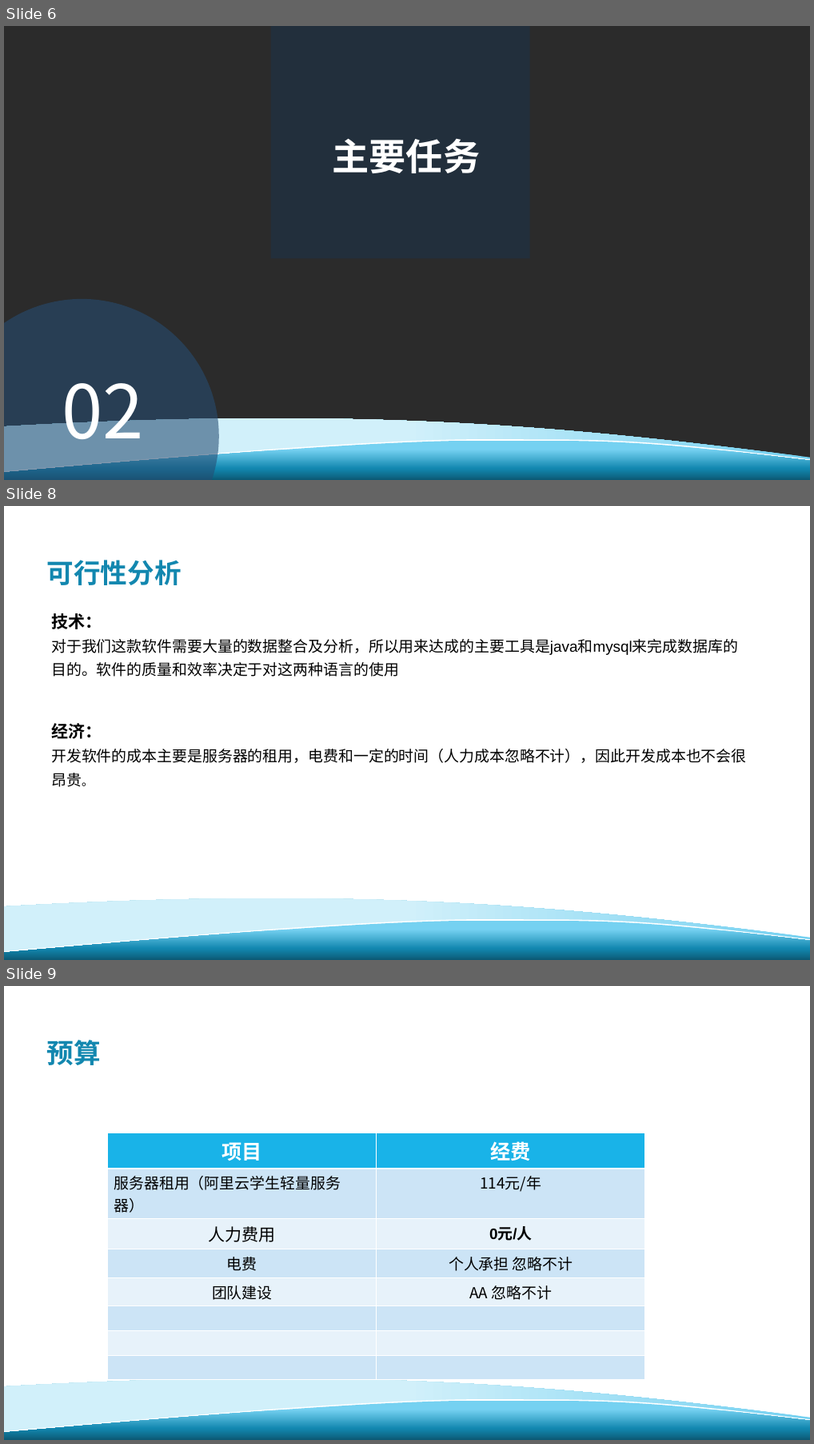
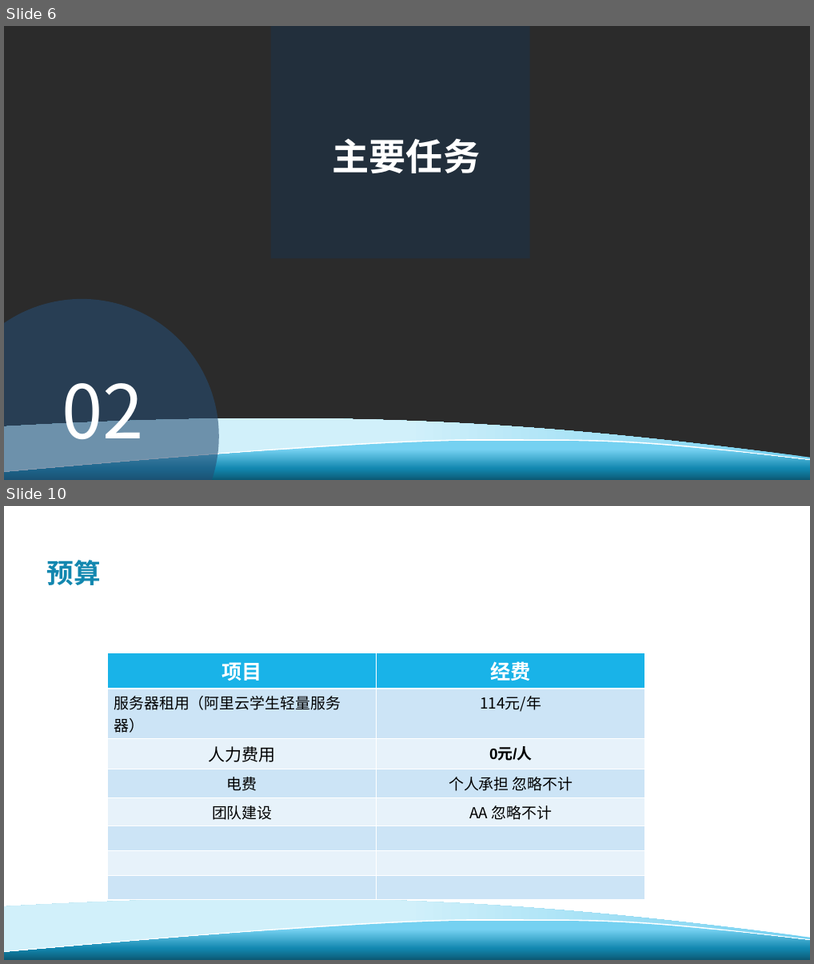
Before and after one commit to davejunction/MHWhelper, a slide deck: SE2019春-G24-项目计划书.pptx. Shown one above the other, each under a label of ours: slides 6, 8 and 9 before the commit, slides 6 and 10 after it; the slides between them are not shown. The pictures are 814x1444 and 814x964 pixels, drawn with LibreOffice and Linux fonts; fonts in the diff are those of the drawing; background and template pictures are left out; a plain dark background stands for a picture behind light text. Boxes give left, top, right and bottom in pixels: in the first picture for what was removed or moved away, otherwise in the second. Text is boxed around its words. In the diff, an @@ line names an element or a change of style, - is before the commit and + after.

```diff
--- a/SE2019春-G24-项目计划书.pptx
+++ b/SE2019春-G24-项目计划书.pptx
@@ slide 8 removed at [4, 506, 810, 960], background #FFFFFF; not listed: 3 template elements that a slide beside it also shows @@
@@ title removed at [47, 560, 182, 585] @@
-可行性分析
@@ text removed at [51, 613, 746, 787] @@
-技术：
-对于我们这款软件需要大量的数据整合及分析，所以用来达成的主要工具是java和mysql来完成数据库的目的。软件的质量和效率决定于对这两种语言的使用
-经济：
-开发软件的成本主要是服务器的租用，电费和一定的时间（人力成本忽略不计），因此开发成本也不会很昂贵。
@@ what was slide 9 is now slide 10 @@
```
Also in this commit, not shown: 3 slides changed, 3 slides added.
